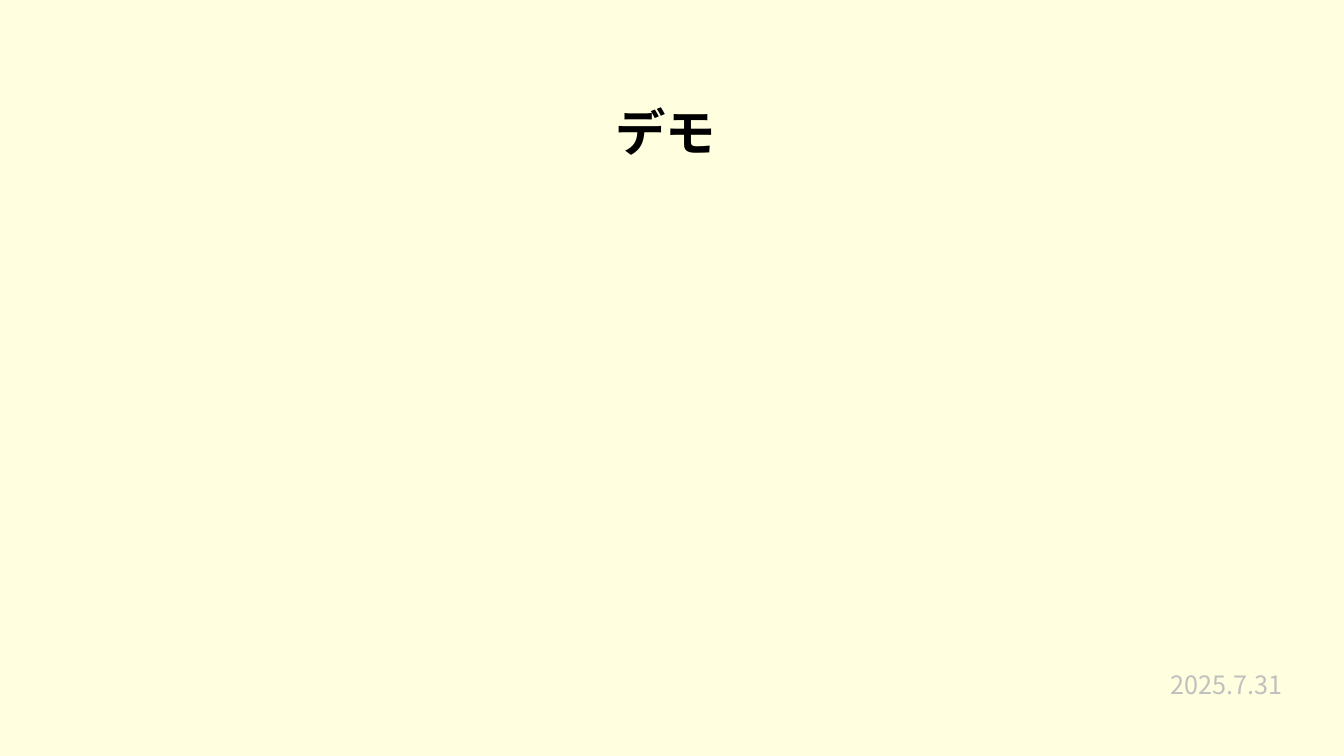
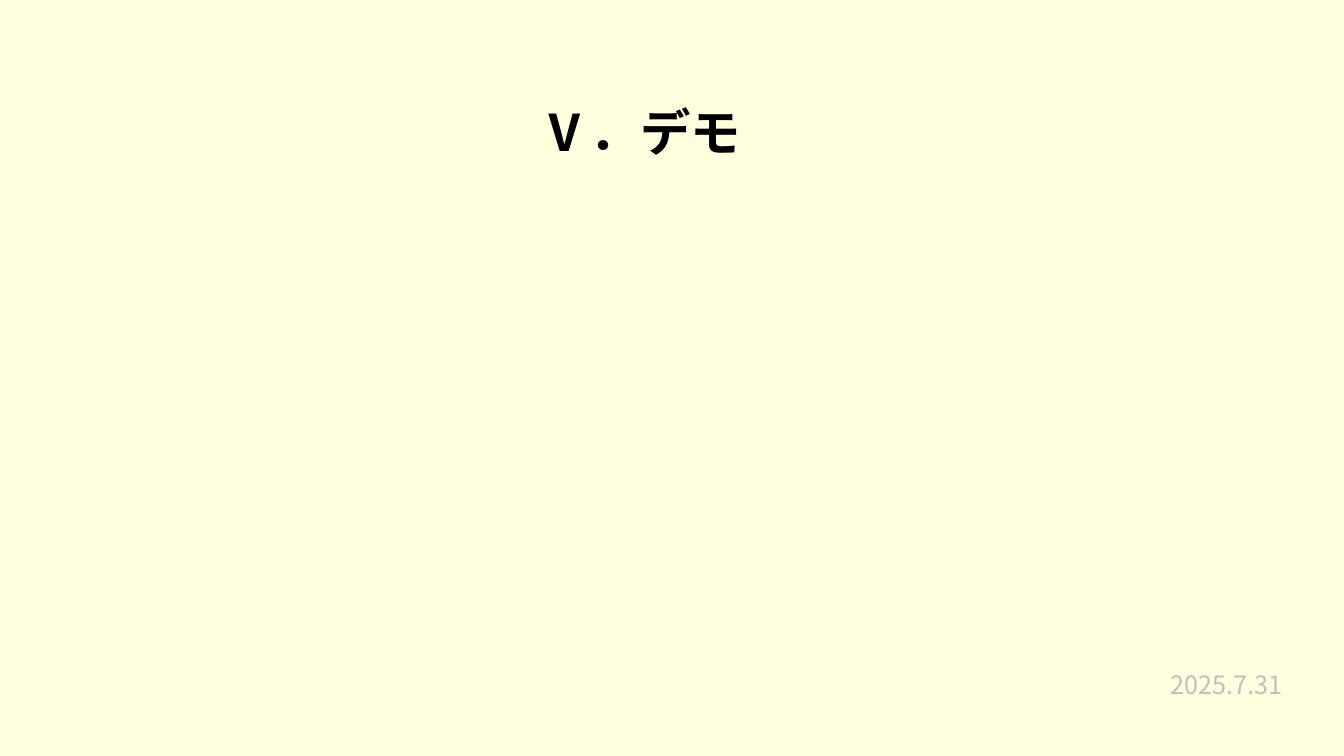
Before and after one commit to plusdojo2025/a2-7, a slide deck: slide 7 of 発表準備/7月成果発表会.pptx. Drawn at 1344x756 pixels with LibreOffice and Linux fonts; fonts in the diff are those of the drawing. Boxes give left, top, right and bottom in pixels: in the first picture for what was removed or moved away, otherwise in the second. Text is boxed around its words. In the diff, an @@ line names an element or a change of style, - is before the commit and + after.

```diff
--- a/発表準備/7月成果発表会.pptx
+++ b/発表準備/7月成果発表会.pptx
@@ title at (539, 107, 741, 155): text changed @@
-デモ
+Ⅴ．デモ
```
Also in this commit, not shown: 13 other slides changed, 4 other files.
